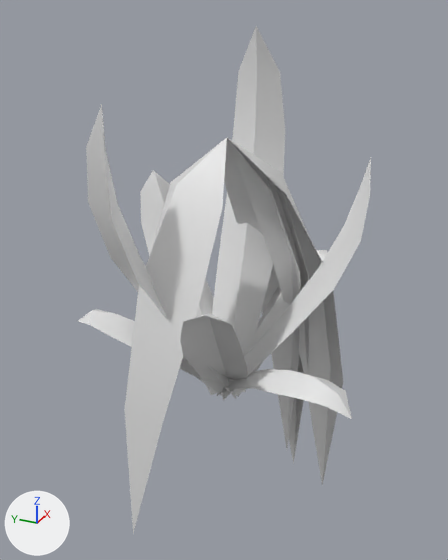
One commit to the OBJ model game/assets/models/plants/SM_Plant_NestFernYoung_Leaf.obj: the scene before it, then after it.
Before and after are seen from a 50 mm lens placed at (-1.415, -0.628, 1.062), pointed at (0.028, 0.021, 0.34). Every picture has the same lights, and +X, +Y and +Z are marked at lower left. The older version comes first. Where no turn or scale is listed for an object, it has been applied to the vertices. Vertices at exactly the same position are counted once.

Before the edit, the objects in view are built like this:
```python
me_sm_plant_nestfernyoung_leaf = bpy.data.meshes.new('SM_Plant_NestFernYoung_Leaf')
me_sm_plant_nestfernyoung_leaf.from_pydata(...)  # 212 vertices, 246 faces; spans x -0.382..0.378, y -0.403..0.393, z -0.476..0.99
ob_sm_plant_nestfernyoung_leaf = bpy.data.objects.new('SM_Plant_NestFernYoung_Leaf', me_sm_plant_nestfernyoung_leaf)
ob_sm_plant_nestfernyoung_leaf.location = (0.0, 0.0, 0.0)
```
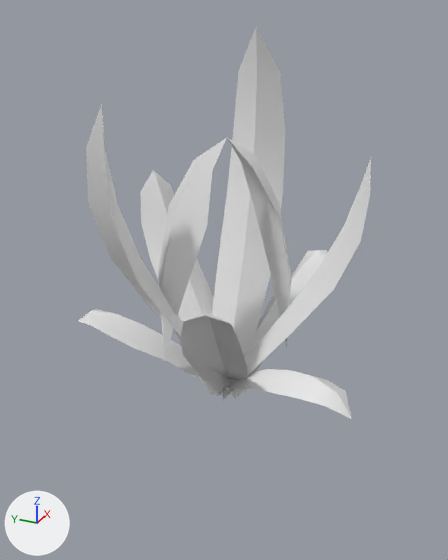
Changed parts and their boxes [x1, y1, x2, y2] in the pictures (448 x 560 px):
'SM_Plant_NestFernYoung_Leaf', reshaped (22% shorter)
    before: [78, 26, 371, 533]
    after: [78, 26, 371, 419]
part 1 of me_sm_plant_nestfernyoung_leaf, cut back
    before: [124, 138, 343, 533]
    after: [158, 138, 292, 356]

Diff of the bpy script that builds the scene:
```diff
--- a/game/assets/models/plants/SM_Plant_NestFernYoung_Leaf.obj.py
+++ b/game/assets/models/plants/SM_Plant_NestFernYoung_Leaf.obj.py
@@ me_sm_plant_nestfernyoung_leaf @@
 # used by ob_sm_plant_nestfernyoung_leaf; location = (0.0, 0.0, 0.0)
-me_sm_plant_nestfernyoung_leaf.from_pydata(...)  # 212 vertices, 246 faces; spans x -0.382..0.378, y -0.403..0.393, z -0.476..0.99
+me_sm_plant_nestfernyoung_leaf.from_pydata(...)  # 192 vertices, 222 faces; spans x -0.382..0.378, y -0.403..0.393, z -0.002..0.99
+# me_sm_plant_nestfernyoung_leaf part 1
+# 26 vertices are removed from x -0.272..0.306, y -0.313..0.218, z -0.476..0.647
+# 35 faces are deleted
+# 14 vertices move from x -0.016..0.303, y -0.205..0.078, z 0.035..0.646 to x -0.117..0.104, y -0.171..0.096, z 0.369..0.695
+# 6 vertices are added at (-0.052, 0.143, 0.565), (-0.107, 0.154, 0.387), (-0.142, 0.12, 0.388), (-0.136, 0.052, 0.381), (-0.144, 0.122, 0.157), (0.087, -0.153, 0.132)
+# 11 new faces join them
```
